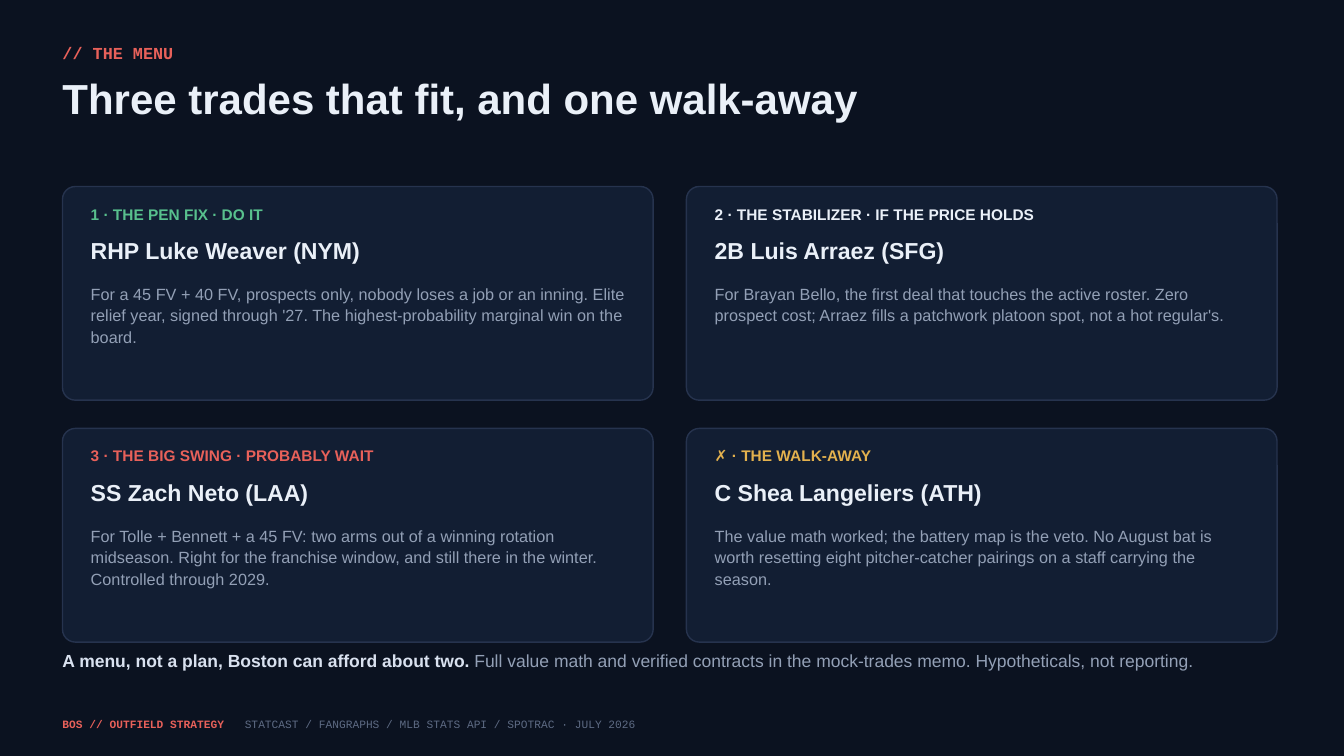
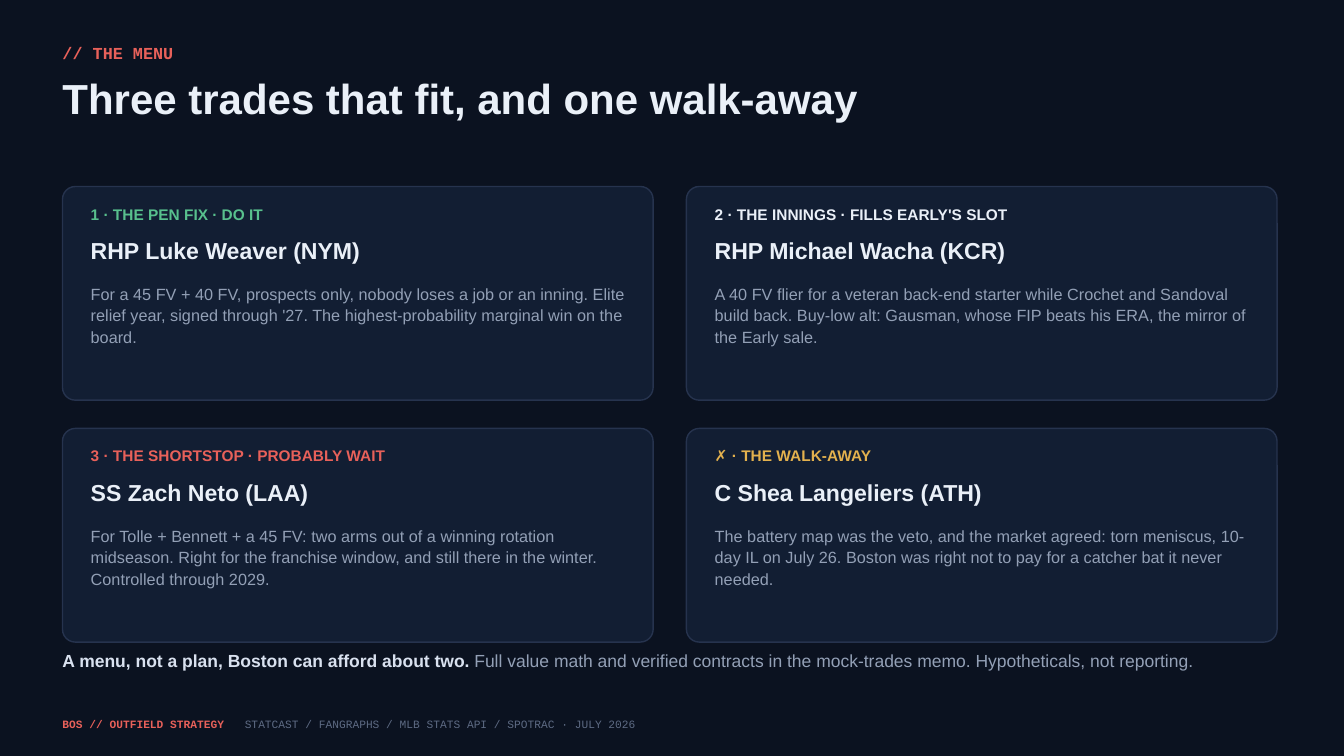
Before and after one commit to justinloo12/jarren-duran-outlier-analysis, a slide deck: slide 14 of outputs/Red_Sox_Trade_Deadline.pptx. Drawn at 1344x756 pixels with LibreOffice and Linux fonts; fonts in the diff are those of the drawing. Boxes give left, top, right and bottom in pixels: in the first picture for what was removed or moved away, otherwise in the second. Text is boxed around its words. In the diff, an @@ line names an element or a change of style, - is before the commit and + after.

```diff
--- a/outputs/Red_Sox_Trade_Deadline.pptx
+++ b/outputs/Red_Sox_Trade_Deadline.pptx
@@ text at box(715, 209, 1007, 220): text changed @@
-2 · THE STABILIZER · IF THE PRICE HOLDS
+2 · THE INNINGS · FILLS EARLY'S SLOT
@@ text at box(715, 242, 1005, 264): text changed @@
-2B Luis Arraez (SFG)
+RHP Michael Wacha (KCR)
@@ text at box(715, 288, 1246, 347): text changed @@
-For Brayan Bello, the first deal that touches the active roster. Zero prospect cost; Arraez fills a patchwork platoon spot, not a hot regular's.
+A 40 FV flier for a veteran back-end starter while Crochet and Sandoval build back. Buy-low alt: Gausman, whose FIP beats his ERA, the mirror of the Early sale.
@@ text at box(91, 450, 385, 461): text changed @@
-3 · THE BIG SWING · PROBABLY WAIT
+3 · THE SHORTSTOP · PROBABLY WAIT
@@ text at box(715, 530, 1245, 585): text changed @@
-The value math worked; the battery map is the veto. No August bat is worth resetting eight pitcher-catcher pairings on a staff carrying the season.
+The battery map was the veto, and the market agreed: torn meniscus, 10-day IL on July 26. Boston was right not to pay for a catcher bat it never needed.
```
Also in this commit, not shown: 6 other files.
